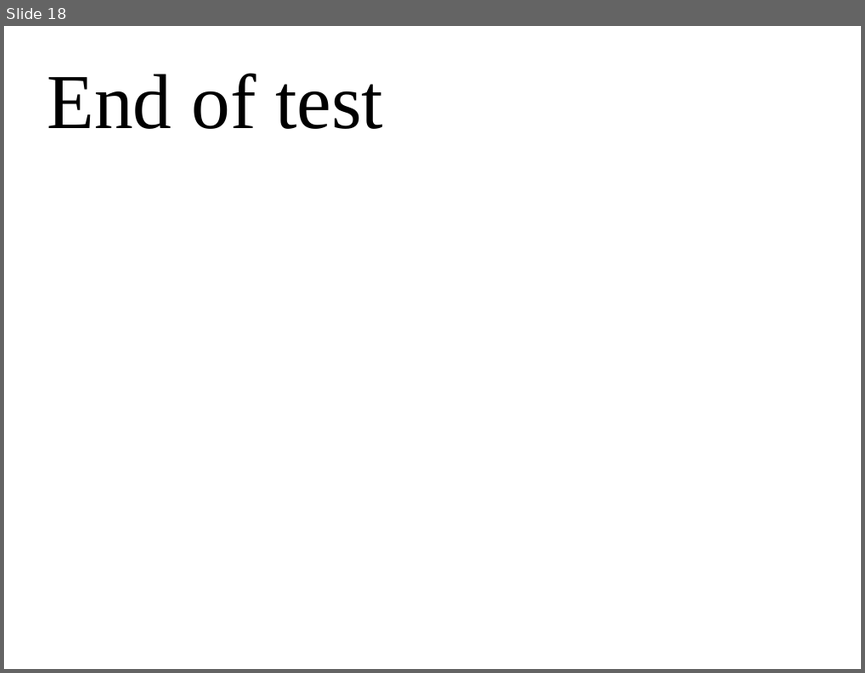
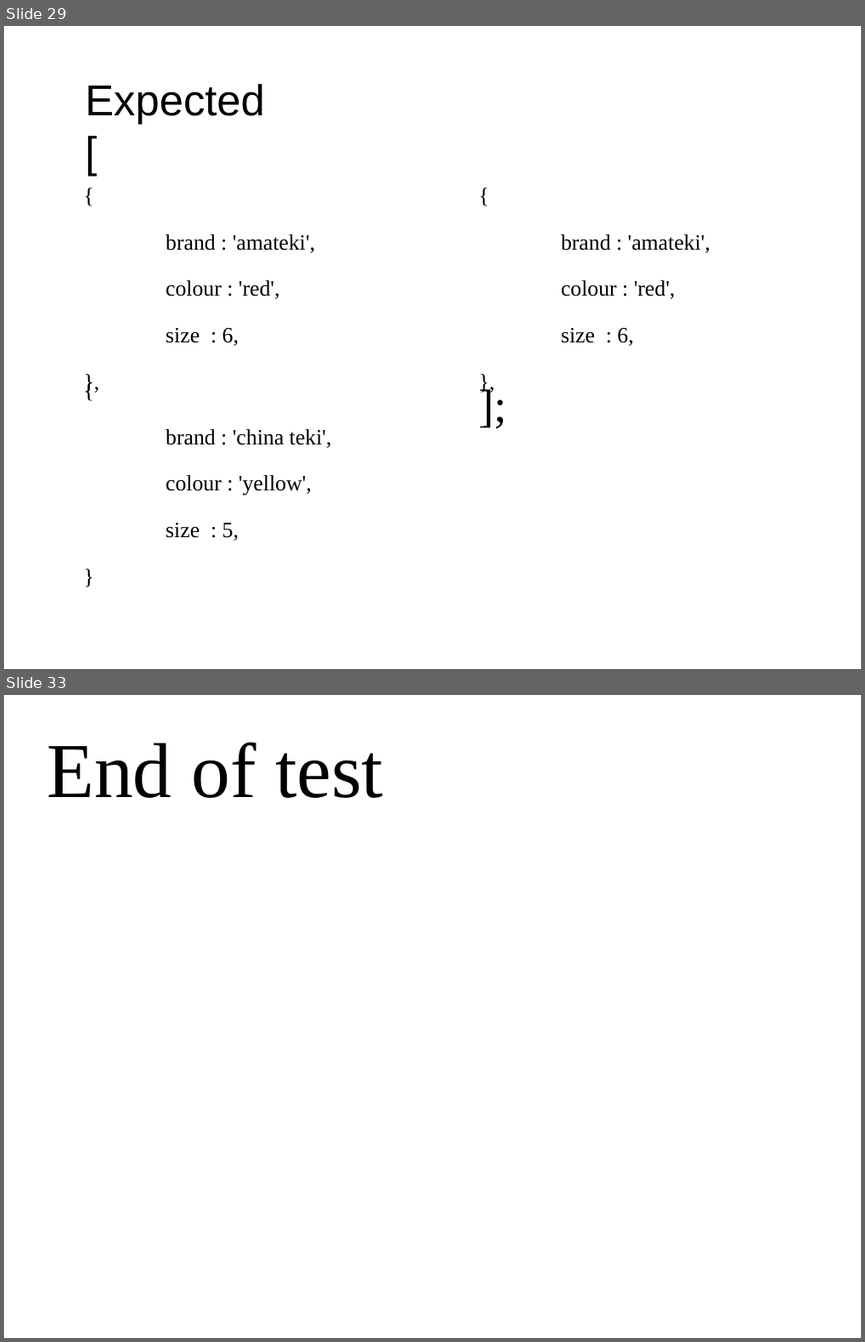
Before and after one commit to TaSiya/shoe, a slide deck: project presentation.odp. Shown one above the other, each under a label of ours: slide 18 before the commit, slides 29 and 33 after it; the slides between them are not shown. The pictures are 865x673 and 865x1342 pixels, drawn with LibreOffice and Linux fonts; fonts in the diff are those of the drawing; background and template pictures are left out. Boxes give left, top, right and bottom in pixels: in the first picture for what was removed or moved away, otherwise in the second. Text is boxed around its words. In the diff, an @@ line names an element or a change of style, - is before the commit and + after.

```diff
--- a/project presentation.odp
+++ b/project presentation.odp
@@ slide 29 added at bbox=[4, 26, 861, 669], background picture (left out) @@
@@ text added at bbox=[85, 84, 265, 125], 40 pt, text #000000 @@
+Expected [
@@ text added at bbox=[166, 234, 315, 346], 20.3 pt, text #000000 @@
+{
+brand : 'amateki',
+colour : 'red',
+size : 6,
+},
@@ text added at bbox=[561, 234, 710, 346], 20.3 pt, text #000000 @@
+{
+brand : 'amateki',
+colour : 'red',
+size : 6,
+},
@@ text added at bbox=[443, 376, 819, 554], 42.7 pt, text #000000 @@
+];
@@ text added at bbox=[166, 429, 332, 540], 20.3 pt, text #000000 @@
+{
+brand : 'china teki',
+colour : 'yellow',
+size : 5,
+}
@@ what was slide 18 is now slide 33 @@
```
Also in this commit, not shown: 2 slides changed, 14 other slides added, 3 other files.
